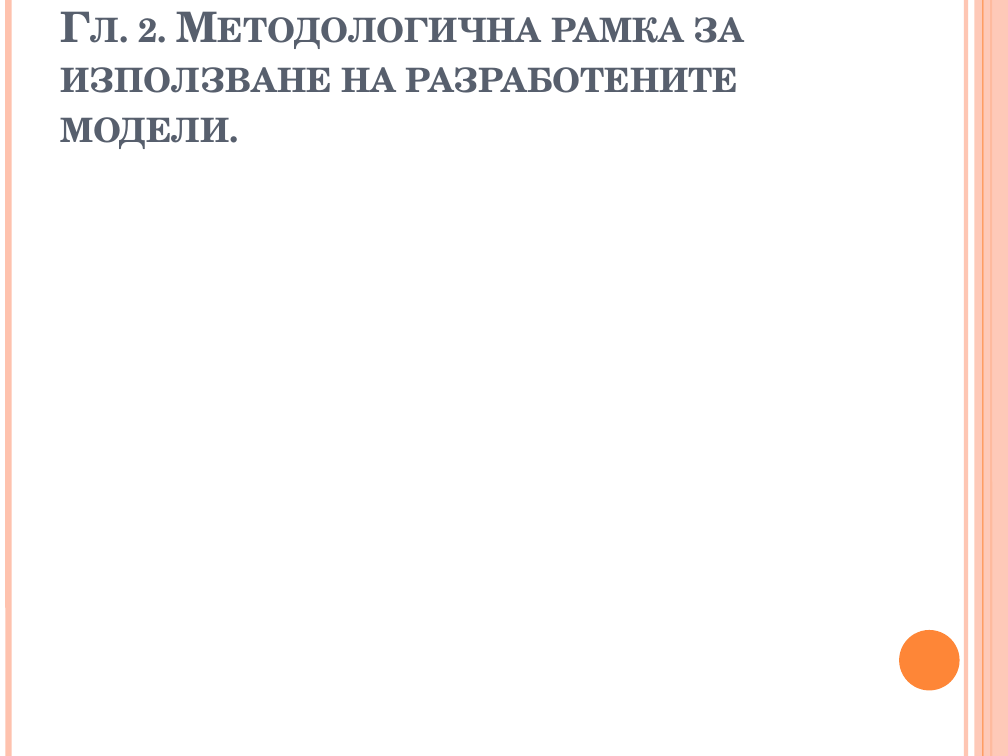
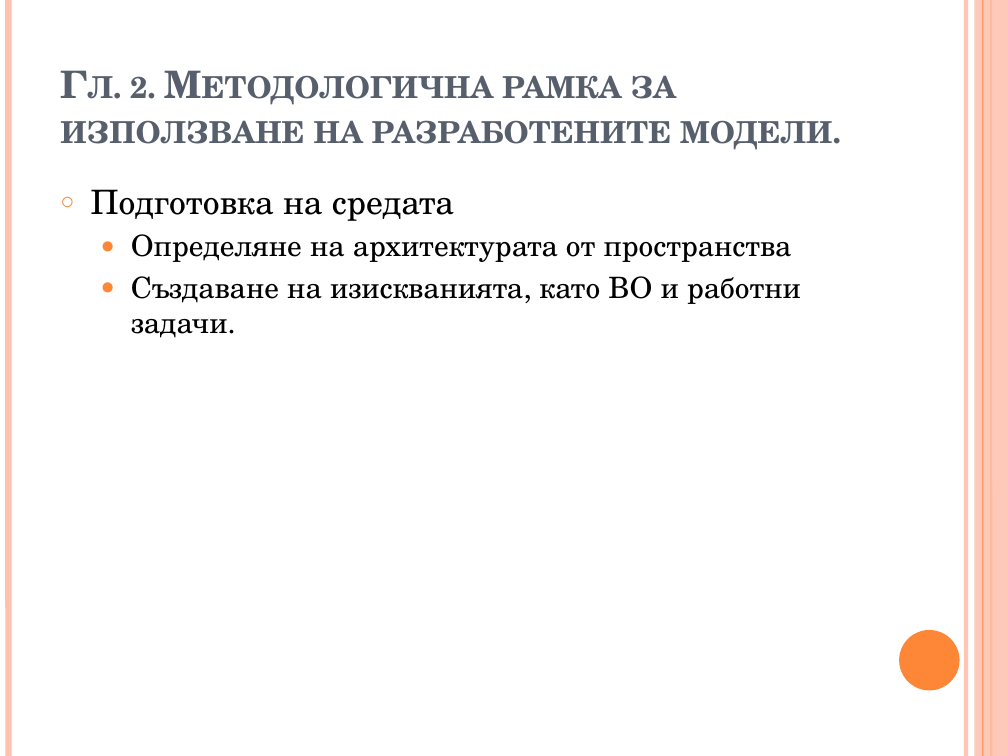
Before and after one commit to vjotov/versia, a slide deck: slide 10 of doc/Presentation.pptx. Drawn at 1008x756 pixels with LibreOffice and Linux fonts; fonts in the diff are those of the drawing. Boxes give left, top, right and bottom in pixels: in the first picture for what was removed or moved away, otherwise in the second. Text is boxed around its words. In the diff, an @@ line names an element or a change of style, - is before the commit and + after.

```diff
--- a/doc/Presentation.pptx
+++ b/doc/Presentation.pptx
@@ title "Гл. 2. Методологична рамка за ..." at (60,75,832,150): size 30 to 27 pt @@
@@ text added at (91,189,801,338), 21 pt, text #000000 @@
+○ Подготовка на средата
+  ● Определяне на архитектурата от пространства
+  ● Създаване на изискванията, като ВО и работни задачи.
```
Also in this commit, not shown: 3 other slides changed.
